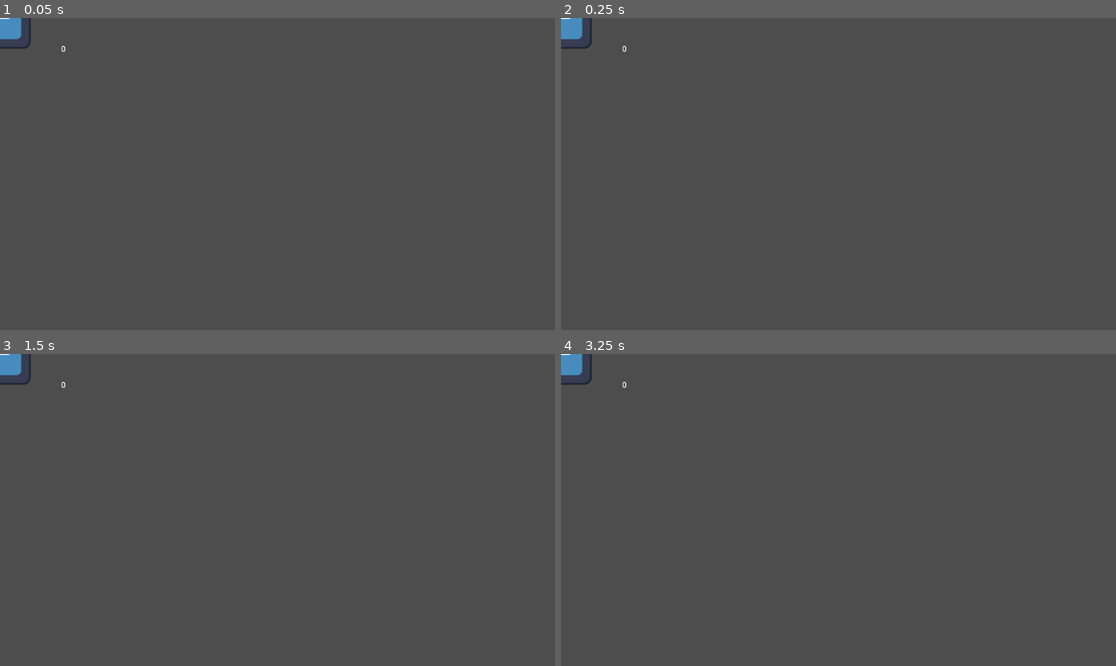
Above: before the commit, frames 1-4 (two rows, left to right).
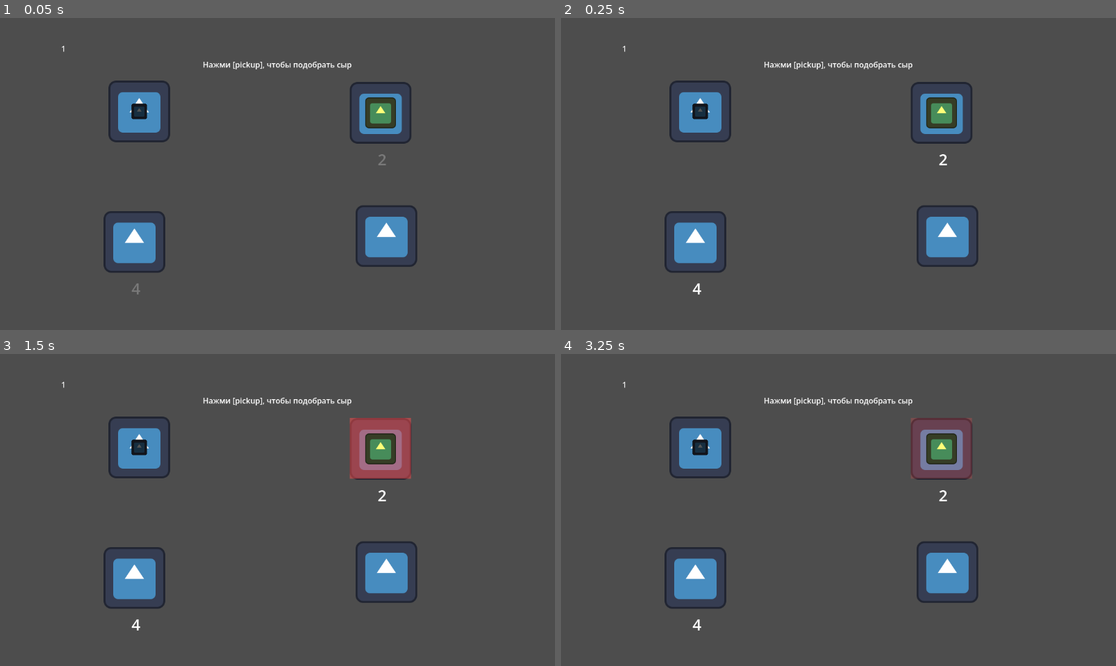
Above: after the commit, the same moments.

Repository: TheGirs0n/room
Game: Godot game, scene res://Assets/Scenes/Tutorial/Tutorial.tscn
Same seed, same stepped clock (60 frames per second), same inputs: the game is played once before the commit and once after it. The project has no main scene, so this scene is started directly. The engine's default icon, where the game draws it, is replaced by a stand-in: a white triangle on a blue panel in a dark square.
Inputs:
- Up to frame 1 (0.05 s): no input
- Up to frame 2 (0.25 s): no input
- Up to frame 3 (1.5 s): tap Enter at 0.5 s; hold E (pickup) 0.53-1.28 s; tap E (pickup) at 1.35 s
- Up to frame 4 (3.25 s): tap Space at 2 s; hold E (pickup) 2.03-2.78 s; tap Enter at 2.75 s; tap E (pickup) at 2.85 s

The runs differ from the first frame. In frame 1, 5.7% of the frame differs, in the area x 0-76%, y 0-89%; in frame 2, 5.8%; in frame 3, 6.7%; in frame 4, 6.6%.
Error before the commit: Invalid call. Nonexistent function 'spot_by_cat' in base 'Nil'. (res://Assets/Scripts/Cat/CatSeekEyeComponent.gd:30)

Commit message:
Tutorial

Diff:
--- a/Assets/Scenes/Tutorial/Tutorial.tscn
+++ b/Assets/Scenes/Tutorial/Tutorial.tscn
@@ -5,6 +5,7 @@
 [ext_resource type="PackedScene" uid="uid://crjavyujjtwag" path="res://Assets/Scenes/Mouse/Mouse.tscn" id="3_gqmho"]
 [ext_resource type="PackedScene" uid="uid://crfphrbgxrjls" path="res://Assets/Scenes/UI/MainUI.tscn" id="4_5pj2k"]
 [ext_resource type="PackedScene" uid="uid://c7s5v1ukqla6i" path="res://Assets/Scenes/Tutorial/TutorialLevel.tscn" id="5_jqd4d"]
+[ext_resource type="PackedScene" uid="uid://n88ubntomwuh" path="res://Assets/Scenes/UI/TutorialUi.tscn" id="6_gqmho"]
 
 [node name="Tutorial" type="Node" unique_id=1360127527 node_paths=PackedStringArray("mouse_main", "cat", "main_ui", "current_level")]
 script = ExtResource("1_fvxr7")
@@ -15,8 +16,11 @@
 
 [node name="Cat" parent="." unique_id=316588685 instance=ExtResource("2_jqd4d")]
 
-[node name="Mouse" parent="." unique_id=1253555285 instance=ExtResource("3_gqmho")]
-
 [node name="MainUi" parent="." unique_id=114915362 instance=ExtResource("4_5pj2k")]
 
+[node name="TutorialUI" parent="." unique_id=1498241961 node_paths=PackedStringArray("cat") instance=ExtResource("6_gqmho")]
+cat = NodePath("../Cat")
+
 [node name="TutorialLevel" parent="." unique_id=1599955961 instance=ExtResource("5_jqd4d")]
+
+[node name="Mouse" parent="." unique_id=1253555285 instance=ExtResource("3_gqmho")]
--- a/Assets/Scenes/Tutorial/TutorialLevel.tscn
+++ b/Assets/Scenes/Tutorial/TutorialLevel.tscn
@@ -2,6 +2,7 @@
 
 [ext_resource type="Script" uid="uid://k60kdd83nqtv" path="res://Assets/Scripts/Level/LevelScript.gd" id="1_f6q2r"]
 [ext_resource type="PackedScene" uid="uid://b55uxsm51tmrj" path="res://Assets/Scenes/Room/Room.tscn" id="2_6ur4c"]
+[ext_resource type="PackedScene" uid="uid://cqvv04cdf20sy" path="res://Assets/Scenes/Cheese/Cheese.tscn" id="3_6ur4c"]
 [ext_resource type="PackedScene" uid="uid://4hv62yenxs1v" path="res://Assets/Scenes/Room/RoomManager.tscn" id="3_staff"]
 [ext_resource type="PackedScene" uid="uid://b11ma71dpmksa" path="res://Assets/Scenes/Cheese/CheeseManager.tscn" id="4_fvp77"]
 
@@ -11,8 +12,30 @@
 cheese_manager = NodePath("CheeseManager")
 base_room = NodePath("Room")
 
-[node name="Room" parent="." unique_id=738098307 instance=ExtResource("2_6ur4c")]
+[node name="Room" parent="." unique_id=738098307 node_paths=PackedStringArray("room_linked_array") instance=ExtResource("2_6ur4c")]
+position = Vector2(289, 194)
+room_id = 1
+is_escape_room = true
+room_linked_array = [NodePath("../Room2"), NodePath("../Room4")]
 
-[node name="RoomManager" parent="." unique_id=1992842305 instance=ExtResource("3_staff")]
+[node name="Room2" parent="." unique_id=1406633900 node_paths=PackedStringArray("room_linked_array") instance=ExtResource("2_6ur4c")]
+position = Vector2(790, 197)
+room_id = 2
+room_linked_array = [NodePath("../Room"), NodePath("../Room3")]
+
+[node name="Cheese" parent="Room2" unique_id=1578309279 instance=ExtResource("3_6ur4c")]
+
+[node name="Room3" parent="." unique_id=1935795636 node_paths=PackedStringArray("room_linked_array") instance=ExtResource("2_6ur4c")]
+position = Vector2(802, 453)
+room_id = 3
+room_linked_array = [NodePath("../Room2"), NodePath("../Room4")]
+
+[node name="Room4" parent="." unique_id=1112965710 node_paths=PackedStringArray("room_linked_array") instance=ExtResource("2_6ur4c")]
+position = Vector2(279, 465)
+room_id = 4
+room_linked_array = [NodePath("../Room"), NodePath("../Room3")]
+
+[node name="RoomManager" parent="." unique_id=1992842305 node_paths=PackedStringArray("rooms_in_level") instance=ExtResource("3_staff")]
+rooms_in_level = [NodePath("../Room"), NodePath("../Room2"), NodePath("../Room3"), NodePath("../Room4")]
 
 [node name="CheeseManager" parent="." unique_id=1399204854 instance=ExtResource("4_fvp77")]
--- a/Assets/Scenes/UI/MainUI.tscn
+++ b/Assets/Scenes/UI/MainUI.tscn
@@ -2,12 +2,9 @@
 
 [ext_resource type="Script" uid="uid://df6epyh1wlp28" path="res://Assets/Scripts/UI/MainUi.gd" id="1_wr53q"]
 [ext_resource type="PackedScene" uid="uid://bmvxve3brkkvn" path="res://Assets/Scenes/UI/CheeseContainerUI.tscn" id="2_jqr7x"]
-[ext_resource type="PackedScene" uid="uid://n88ubntomwuh" path="res://Assets/Scenes/UI/TutorialUi.tscn" id="3_1yx3r"]
 
 [node name="MainUi" type="CanvasLayer" unique_id=114915362 node_paths=PackedStringArray("cheese_container_ui")]
 script = ExtResource("1_wr53q")
 cheese_container_ui = NodePath("CheeseContainer")
 
 [node name="CheeseContainer" parent="." unique_id=1326121264 instance=ExtResource("2_jqr7x")]
-
-[node name="TutorialUI" parent="." unique_id=1498241961 instance=ExtResource("3_1yx3r")]
--- a/Assets/Scenes/UI/TutorialUi.tscn
+++ b/Assets/Scenes/UI/TutorialUi.tscn
@@ -4,7 +4,20 @@
 
 [node name="TutorialUI" type="Control" unique_id=1498241961]
 layout_mode = 3
-anchors_preset = 0
-offset_right = 40.0
-offset_bottom = 40.0
+anchors_preset = 15
+anchor_right = 1.0
+anchor_bottom = 1.0
+grow_horizontal = 2
+grow_vertical = 2
 script = ExtResource("1_dnnp8")
+
+[node name="RichTextLabel" type="RichTextLabel" parent="." unique_id=1706960439]
+layout_mode = 1
+anchors_preset = -1
+anchor_left = 0.2
+anchor_top = 0.1
+anchor_right = 0.8
+anchor_bottom = 0.2
+bbcode_enabled = true
+horizontal_alignment = 1
+vertical_alignment = 1
--- a/Assets/Scripts/Cat/Cat.gd
+++ b/Assets/Scripts/Cat/Cat.gd
@@ -1,5 +1,18 @@
-extends Node
+extends Sprite2D
 class_name Cat
 
-@export var cat_seek_eye_component : CatSeekEyeComponent
-@export var cat_put_paw_component : CatPutPawComponent
+@export var cat_seek_eye_component: CatSeekEyeComponent
+@export var cat_put_paw_component: CatPutPawComponent
+
+
+func enable_eye() -> void:
+	cat_seek_eye_component.enable()
+
+func disable_eye() -> void:
+	cat_seek_eye_component.disable()
+
+func enable_paw() -> void:
+	cat_put_paw_component.enable()
+
+func disable_paw() -> void:
+	cat_put_paw_component.disable()
--- a/Assets/Scripts/Cat/CatPutPawComponent.gd
+++ b/Assets/Scripts/Cat/CatPutPawComponent.gd
@@ -40,3 +40,10 @@
 	for room in current_paw_pair_room:
 		room.is_block_by_cat = false
 	current_paw_pair_room.clear()
+
+
+func enable() -> void:
+	paw_timer.start()   # или paw_timer / rest_timer
+
+func disable() -> void:
+	paw_timer.stop()
--- a/Assets/Scripts/Cat/CatSeekEyeComponent.gd
+++ b/Assets/Scripts/Cat/CatSeekEyeComponent.gd
@@ -37,3 +37,10 @@
 func seek_over():
 	rest_timer.start()
 	current_seek_room.cat_stop_spot()
+
+
+func enable() -> void:
+	seek_timer.start()   # или paw_timer / rest_timer
+
+func disable() -> void:
+	seek_timer.stop()
--- a/Assets/Scripts/EventBus/EventBus.gd
+++ b/Assets/Scripts/EventBus/EventBus.gd
@@ -5,3 +5,7 @@
 
 signal cheese_count_update(new_count : int)
 signal mouse_cheese_pickup
+signal mouse_cheese_dropped
+
+signal mouse_spotted_by_cat
+signal mouse_blocked_by_cat
--- a/Assets/Scripts/Mouse/MouseMoveComponent.gd
+++ b/Assets/Scripts/Mouse/MouseMoveComponent.gd
@@ -41,10 +41,17 @@
 			movement_tween.set_trans(Tween.TRANS_CUBIC)
 			movement_tween.tween_property(mouse_main, "global_position", current_room.global_position, 1)
 			movement_tween.finished.connect(movement_tween_end)
+		else:
+			# комната заблокирована или не существует
+			var target = current_room.get_linked_room_by_id(next_room_id)
+			if target != null and target.is_block_by_cat:
+				EventBus.mouse_blocked_by_cat.emit()
 
+func movement_tween_end() -> void:
+	EventBus.mouse_enter_new_room.emit(current_room.room_id)
 
-func movement_tween_end():
-	EventBus.mouse_enter_new_room.emit(current_room.room_id)
+	if current_room.is_spot_by_cat:
+		EventBus.mouse_spotted_by_cat.emit()
 
 	if current_room.is_escape_room:
 		mouse_main.mouse_pickup_component.mouse_drop_cheese()
--- a/Assets/Scripts/Mouse/MousePickupComponent.gd
+++ b/Assets/Scripts/Mouse/MousePickupComponent.gd
@@ -55,3 +55,4 @@
 	visible_cheese_tween.set_ease(Tween.EASE_OUT_IN)
 	visible_cheese_tween.set_trans(Tween.TRANS_LINEAR)
 	visible_cheese_tween.tween_property(cheese_sprite, "modulate:a", 0, 0.2)
+	EventBus.mouse_cheese_dropped.emit()
--- a/Assets/Scripts/Tutorial/TutorialUI.gd
+++ b/Assets/Scripts/Tutorial/TutorialUI.gd
@@ -1,2 +1,70 @@
 extends Control
 class_name TutorialUI
+
+@export var cat: Cat  # единственная внешняя зависимость
+
+@onready var hint_label: RichTextLabel = $RichTextLabel
+
+enum Step { MOVE, PICKUP, RETURN, INTRO_EYE, INTRO_PAW, COMPLETE }
+
+const HINTS: Dictionary = {
+	Step.MOVE:      "Нажми цифру соседней комнаты, чтобы переместиться",
+	Step.PICKUP:    "Нажми [pickup], чтобы подобрать сыр",
+	Step.RETURN:    "Вернись в комнату выхода",
+	Step.INTRO_EYE: "Кот следит за некоторыми комнатами — зайди в отмеченную",
+	Step.INTRO_PAW: "Кот заблокировал лапой комнату — найди другой путь",
+	Step.COMPLETE:  "Отлично! Теперь ты знаешь всё — удачи!"
+}
+
+var current_step: Step = Step.MOVE
+
+
+func _ready() -> void:
+	cat.disable_eye()
+	cat.disable_paw()
+
+	EventBus.mouse_enter_new_room.connect(_on_enter_room)
+	EventBus.mouse_cheese_pickup.connect(_on_cheese_pickup)
+	EventBus.mouse_cheese_dropped.connect(_on_cheese_dropped)
+	EventBus.mouse_spotted_by_cat.connect(_on_spotted)
+	EventBus.mouse_blocked_by_cat.connect(_on_blocked)
+
+	_show_step(Step.MOVE)
+
+
+func _show_step(step: Step) -> void:
+	current_step = step
+	hint_label.text = HINTS[step]
+
+	match step:
+		Step.INTRO_EYE:
+			cat.enable_eye()
+		Step.INTRO_PAW:
+			cat.enable_paw()
+
+
+func _on_enter_room(_room_id: int) -> void:
+	if current_step == Step.MOVE:
+		_show_step(Step.PICKUP)
+
+
+func _on_cheese_pickup() -> void:
+	if current_step == Step.PICKUP:
+		_show_step(Step.RETURN)
+
+
+func _on_cheese_dropped() -> void:
+	if current_step == Step.RETURN:
+		_show_step(Step.INTRO_EYE)
+
+
+func _on_spotted() -> void:
+	if current_step == Step.INTRO_EYE:
+		_show_step(Step.INTRO_PAW)
+
+
+func _on_blocked() -> void:
+	if current_step == Step.INTRO_PAW:
+		_show_step(Step.COMPLETE)
+		cat.disable_eye()
+		cat.disable_paw()
Not shown, added: Assets/Scenes.7z
